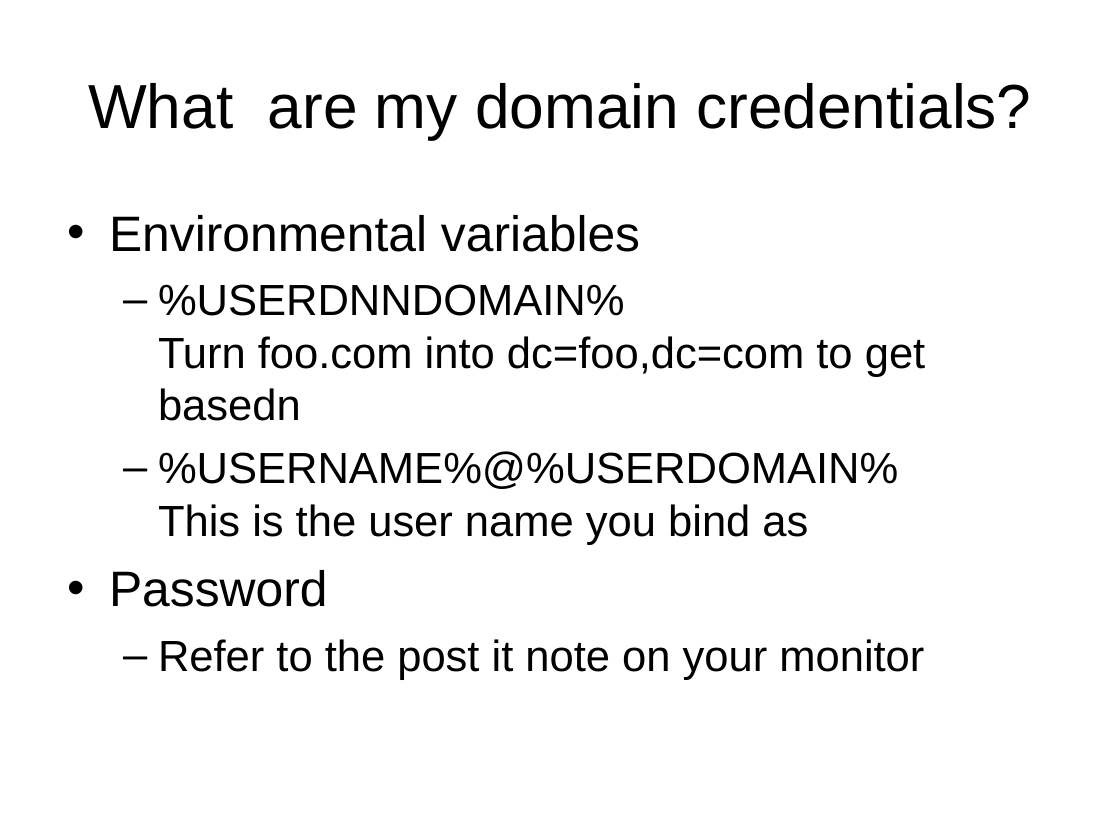
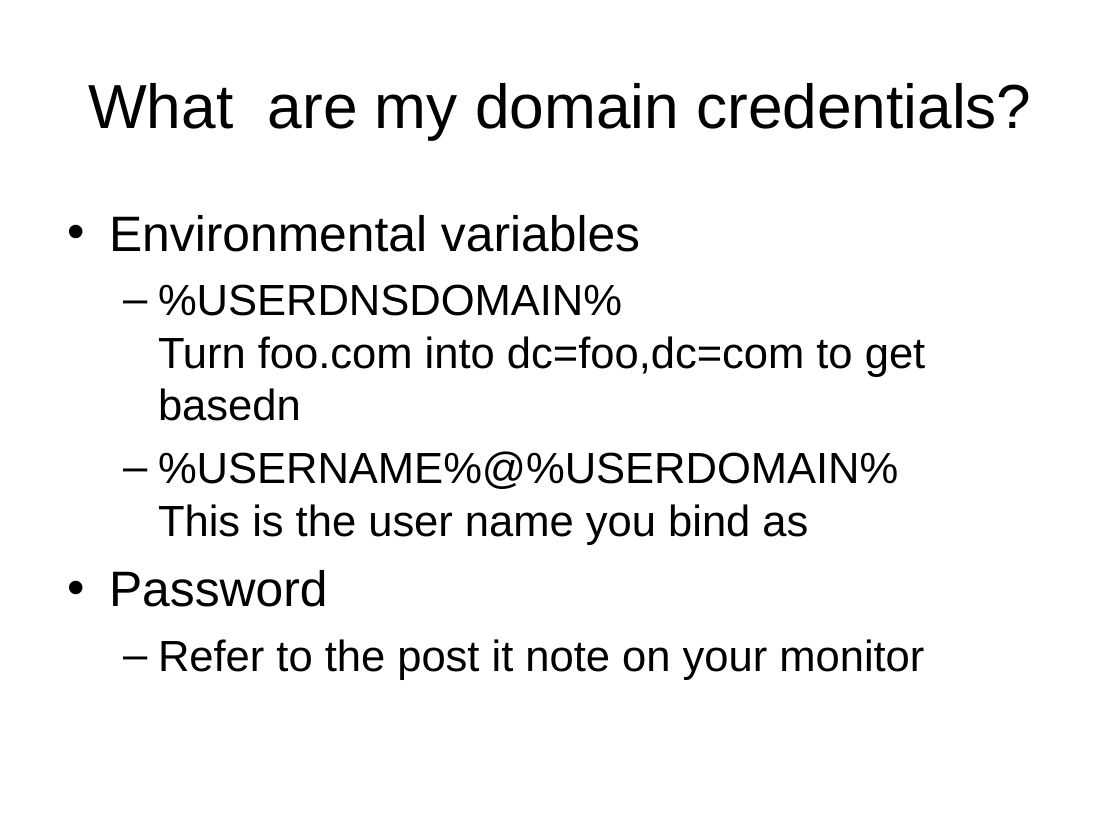
Before and after one commit to LIPHP/LDAP-Talk, a slide deck: slide 37 of Docs/LIPHP-Using LDAP with PHP.ppt. Drawn at 1120x840 pixels with LibreOffice and Linux fonts; fonts in the diff are those of the drawing. Boxes give left, top, right and bottom in pixels: in the first picture for what was removed or moved away, otherwise in the second. Text is boxed around its words. In the diff, an @@ line names an element or a change of style, - is before the commit and + after.

```diff
--- a/Docs/LIPHP-Using LDAP with PHP.ppt
+++ b/Docs/LIPHP-Using LDAP with PHP.ppt
@@ text at <box>158,284,925,421</box>: text changed @@
-  – %USERDNNDOMAIN%
-    Turn foo.com into dc=foo,dc=com to get basedn
+  – %USERDNSDOMAIN%
+    Turn foo.com into dc=foo,dc=com to get basedn
```
Also in this commit, not shown: 5 other slides changed.
